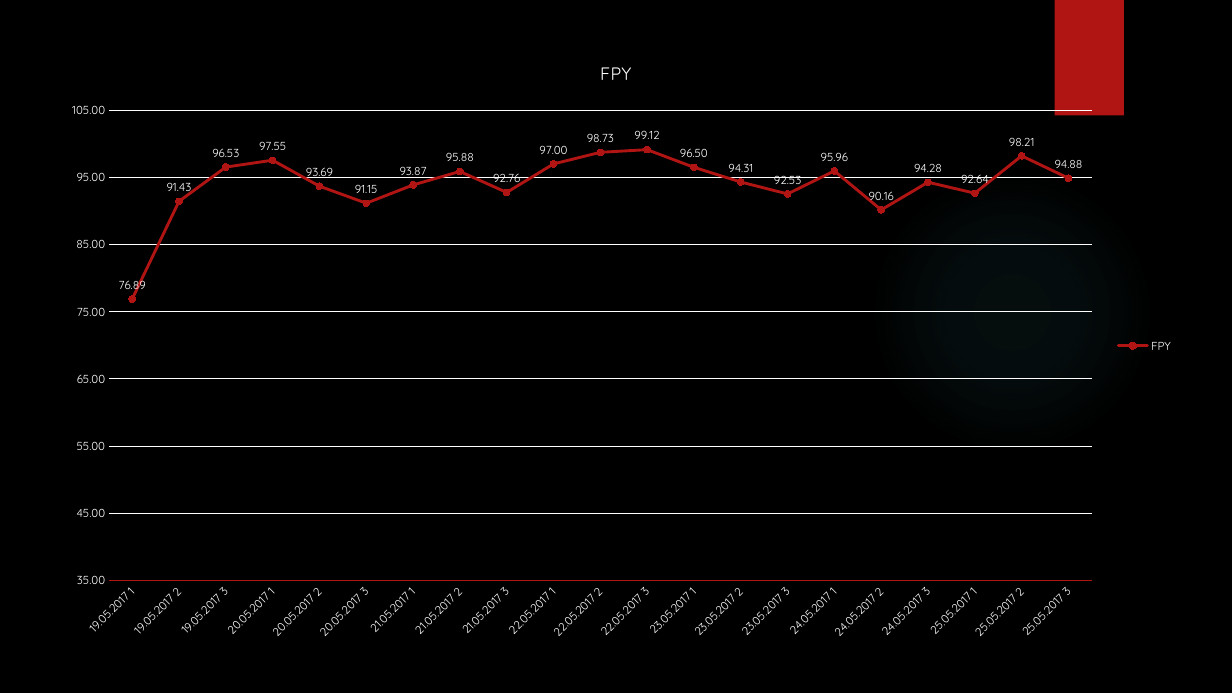
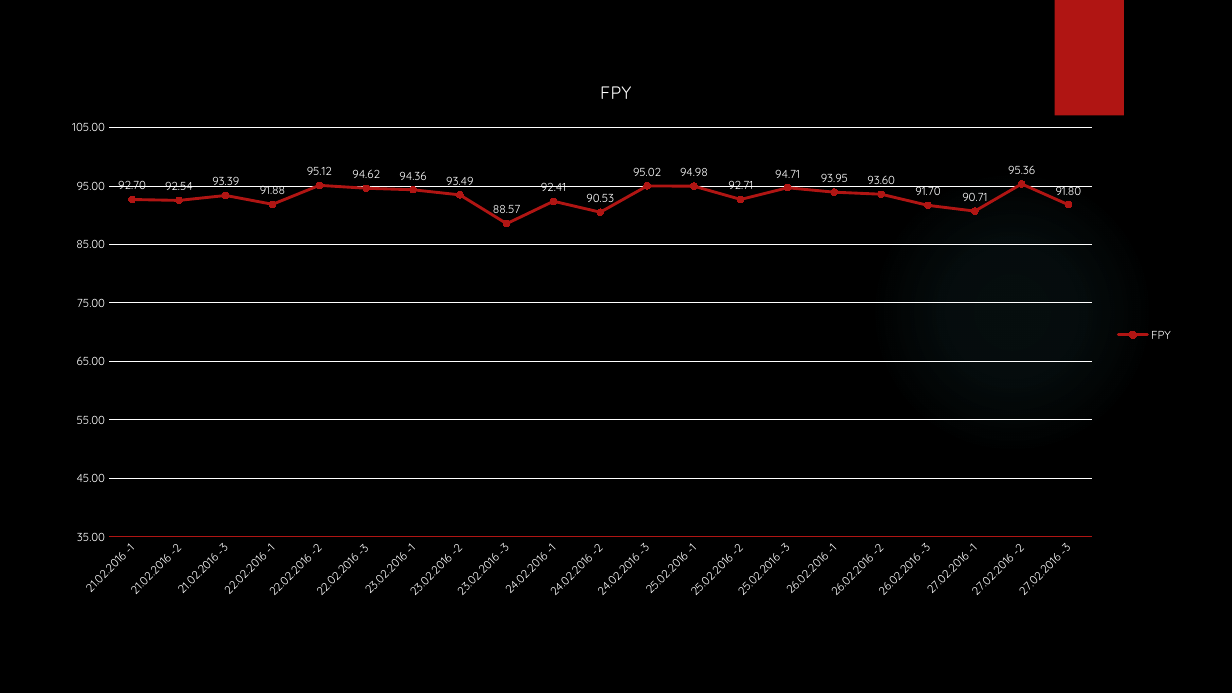
Before and after one commit to JacekO98/Assembly-Line-Analyze, a slide deck: slide 2 of pierwsze spojrzenie.pptx. Drawn at 1232x693 pixels with LibreOffice and Linux fonts; fonts in the diff are those of the drawing; background and template pictures are left out. Boxes give left, top, right and bottom in pixels: in the first picture for what was removed or moved away, otherwise in the second. Text is boxed around its words. In the diff, an @@ line names an element or a change of style, - is before the commit and + after.

```diff
--- a/pierwsze spojrzenie.pptx
+++ b/pierwsze spojrzenie.pptx
@@ line chart at [50, 60, 1183, 611] @@
-categories: 19.05.2017 1, 19.05.2017 2, 19.05.2017 3, 20.05.2017 1, 20.05.2017 2, 20.05.2017 3, 21.05.2017 1, 21.05.2017 2, 21.05.2017 3, 22.05.2017 1, 22.05.2017 2, 22.05.2017 3, 23.05.2017 1, 23.05.2017 2, 23.05.2017 3, 24.05.2017 1, 24.05.2017 2, 24.05.2017 3, 25.05.2017 1, 25.05.2017 2, 25.05.2017 3
+categories: 21.02.2016 -1, 21.02.2016 -2, 21.02.2016 -3, 22.02.2016 -1, 22.02.2016 -2, 22.02.2016 -3, 23.02.2016 -1, 23.02.2016 -2, 23.02.2016 -3, 24.02.2016 -1, 24.02.2016 -2, 24.02.2016 -3, 25.02.2016 -1, 25.02.2016 -2, 25.02.2016 -3, 26.02.2016 -1, 26.02.2016 -2, 26.02.2016 -3, 27.02.2016 -1, 27.02.2016 -2, 27.02.2016 -3
-FPY: 76.89, 91.43, 96.53, 97.55, 93.69, 91.15, 93.87, 95.88, 92.76, 97, 98.73, 99.12, 96.5, 94.31, 92.53, 95.96, 90.16, 94.28, 92.64, 98.21, 94.88
+FPY: 92.7, 92.54, 93.39, 91.88, 95.12, 94.62, 94.36, 93.49, 88.57, 92.41, 90.53, 95.02, 94.98, 92.71, 94.71, 93.95, 93.6, 91.7, 90.71, 95.36, 91.8
@@ line chart: place and size @@
-line chart at [50, 40, 1183, 652]
+line chart at [50, 60, 1183, 611]
```
Also in this commit, not shown: 3 other slides changed, 10 other files.
